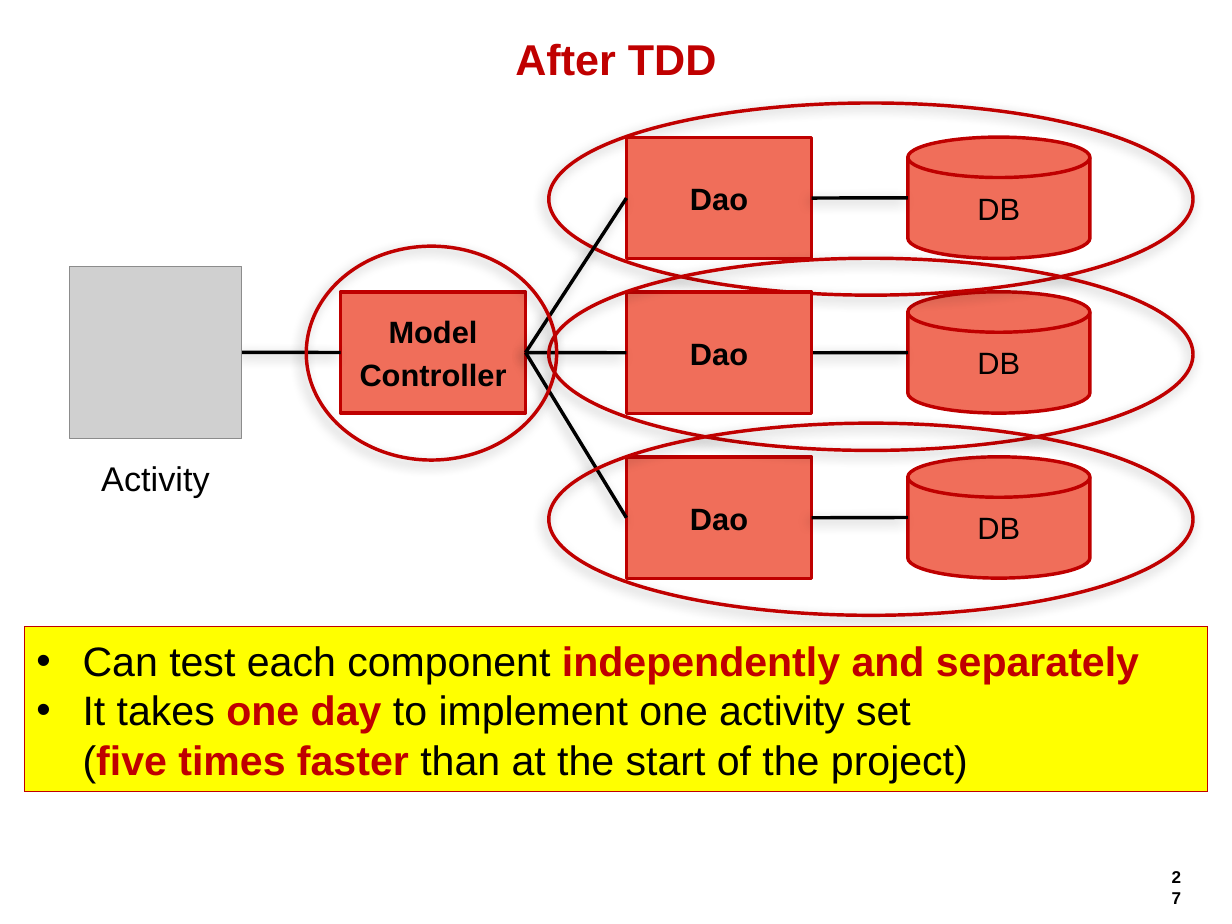
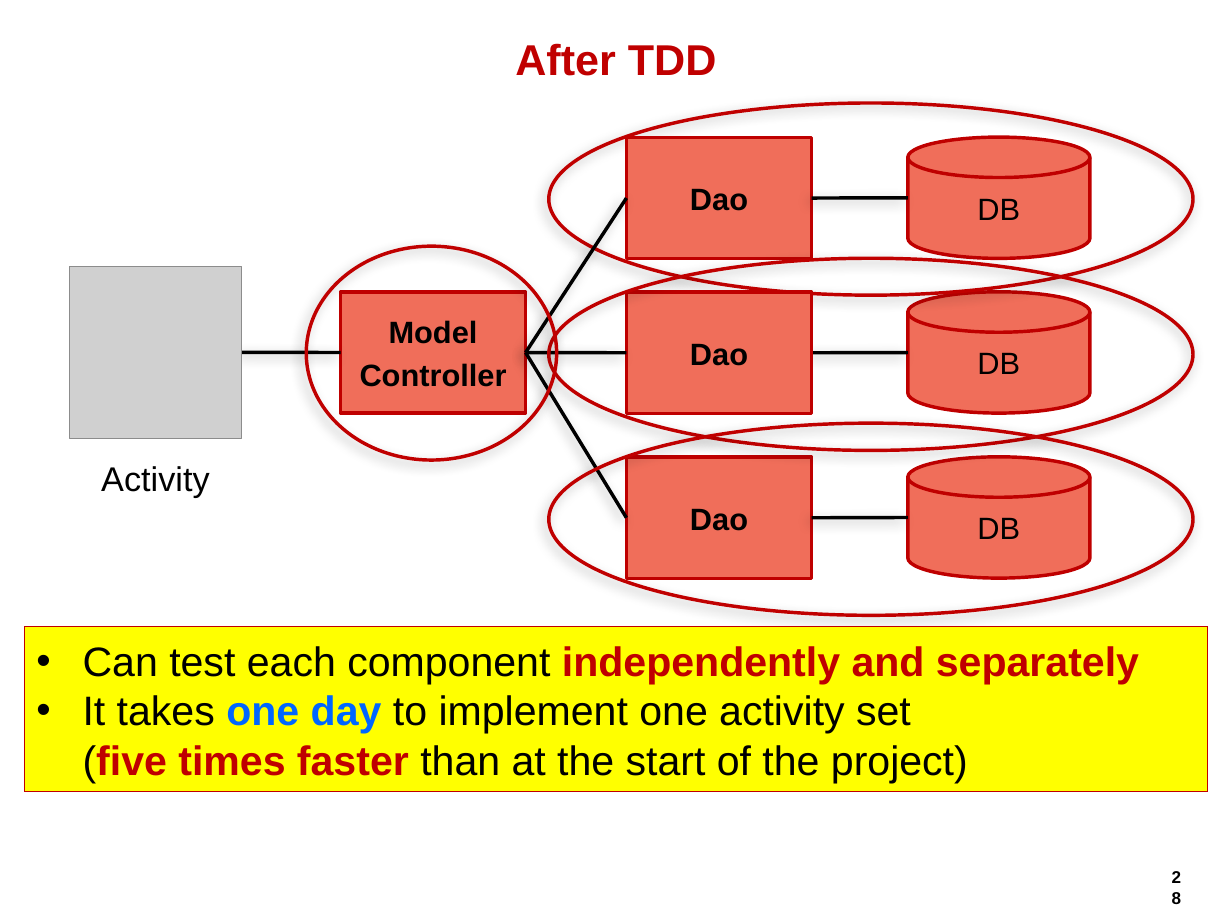
Before and after one commit to hageyahhoo/agile2014, a slide deck: slide 28 of presentations/TechnologyDrivenDevelopment.pptx (slide 27 before the commit). Drawn at 1232x924 pixels with LibreOffice and Linux fonts; fonts in the diff are those of the drawing; grey boxes stand for pictures; background and template pictures are left out. Boxes give left, top, right and bottom in pixels: in the first picture for what was removed or moved away, otherwise in the second. Text is boxed around its words. In the diff, an @@ line names an element or a change of style, - is before the commit and + after.

```diff
--- a/presentations/TechnologyDrivenDevelopment.pptx
+++ b/presentations/TechnologyDrivenDevelopment.pptx
@@ text in rectangle at bbox=[83, 695, 968, 783]: text colour #BF0000 to #0066FF in "one day" @@
@@ page number at bbox=[1159, 861, 1194, 894]: text changed @@
-27
+28
```
Also in this commit, not shown: 6 other slides changed, 3 slides added, 4 slides removed.
